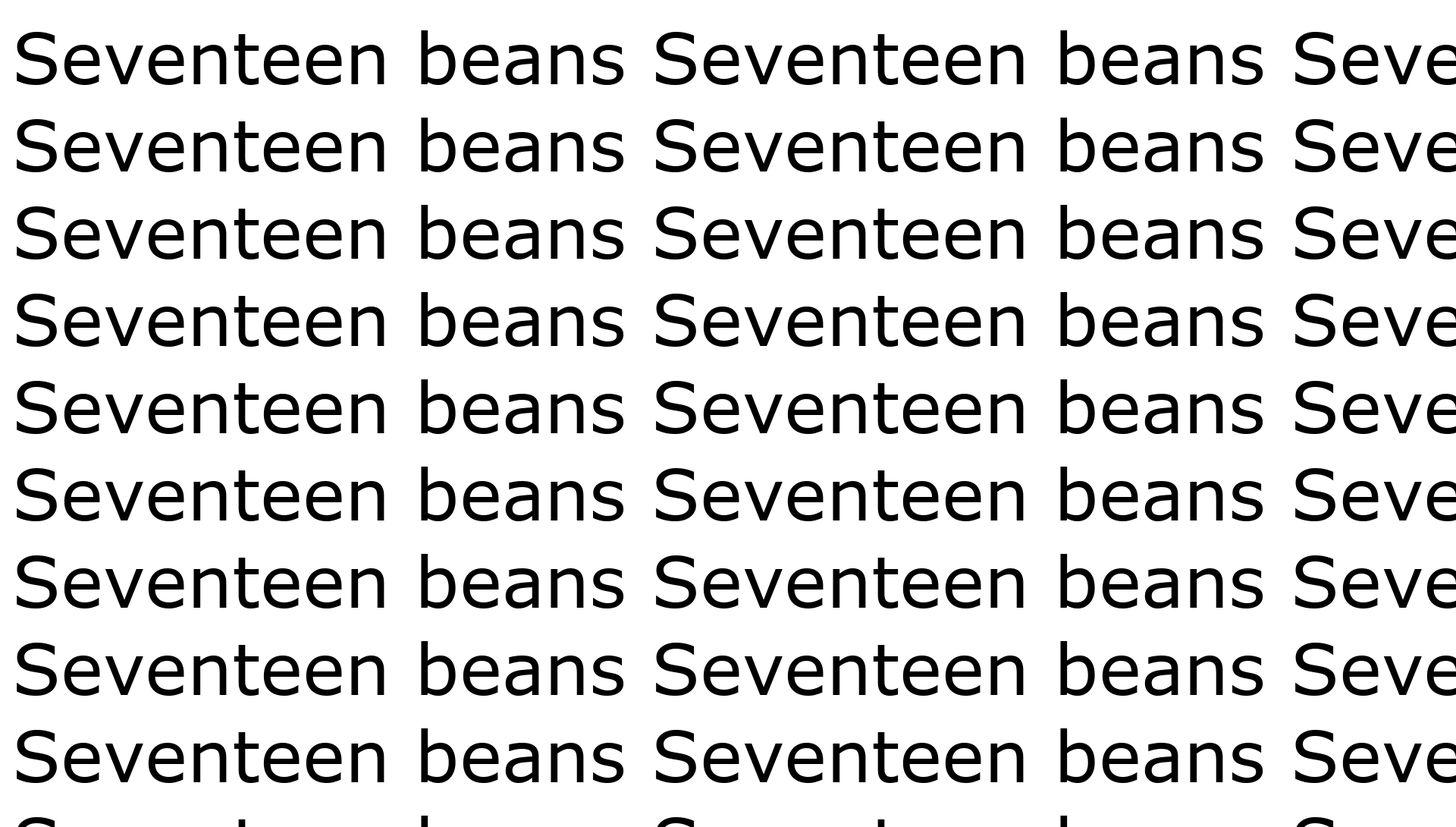
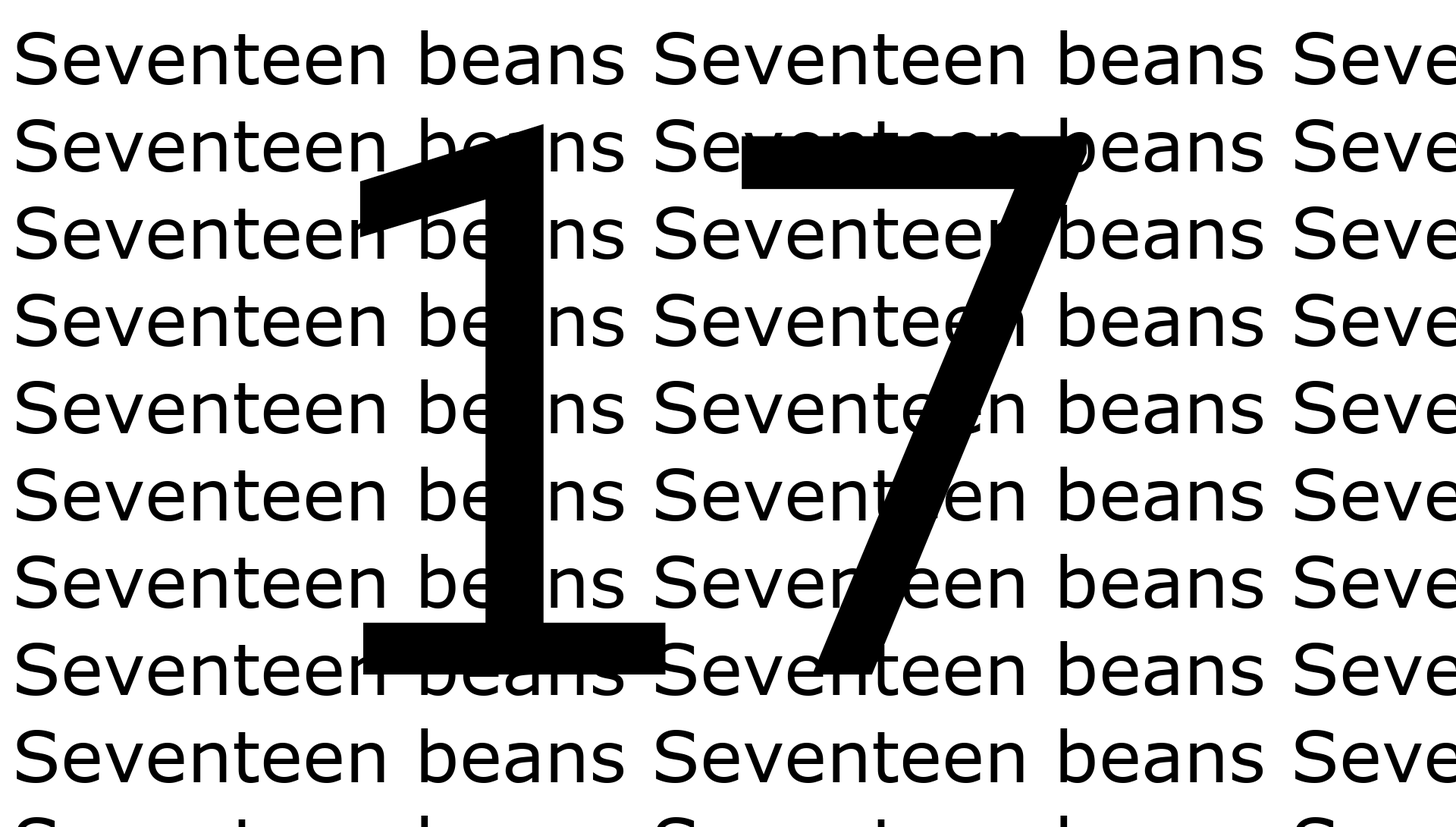
Comparing the layer stacks of the two 1456 × 827 images. Changes:
added layer "17" above "圖層" over [359, 123, 1087, 675]
